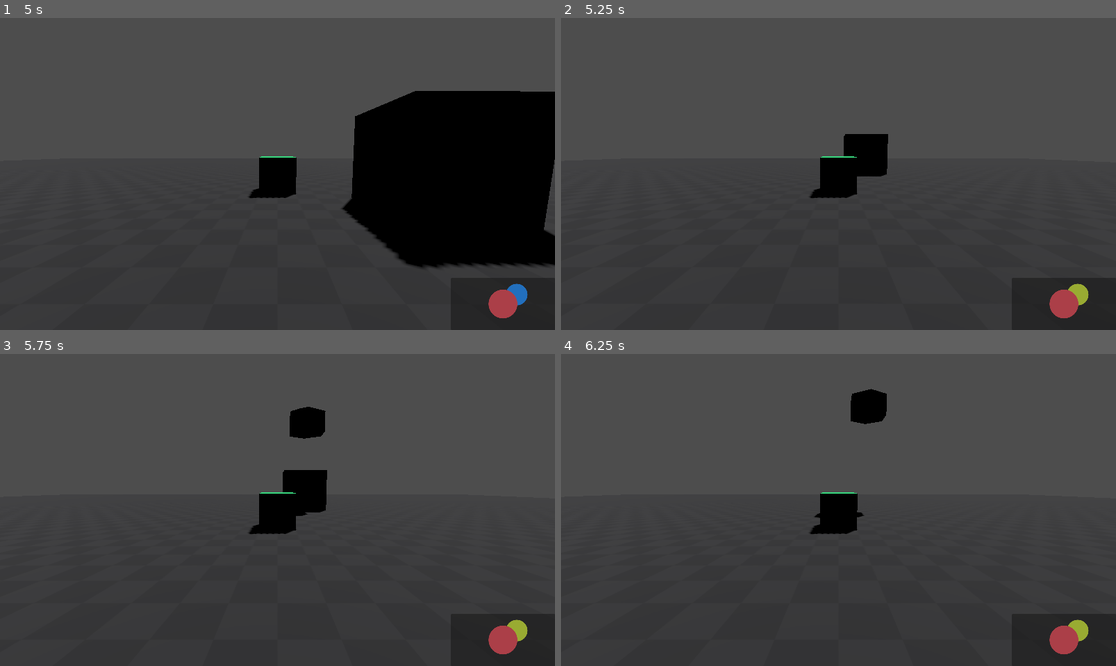
Above: before the commit, frames 1-4 (two rows, left to right).
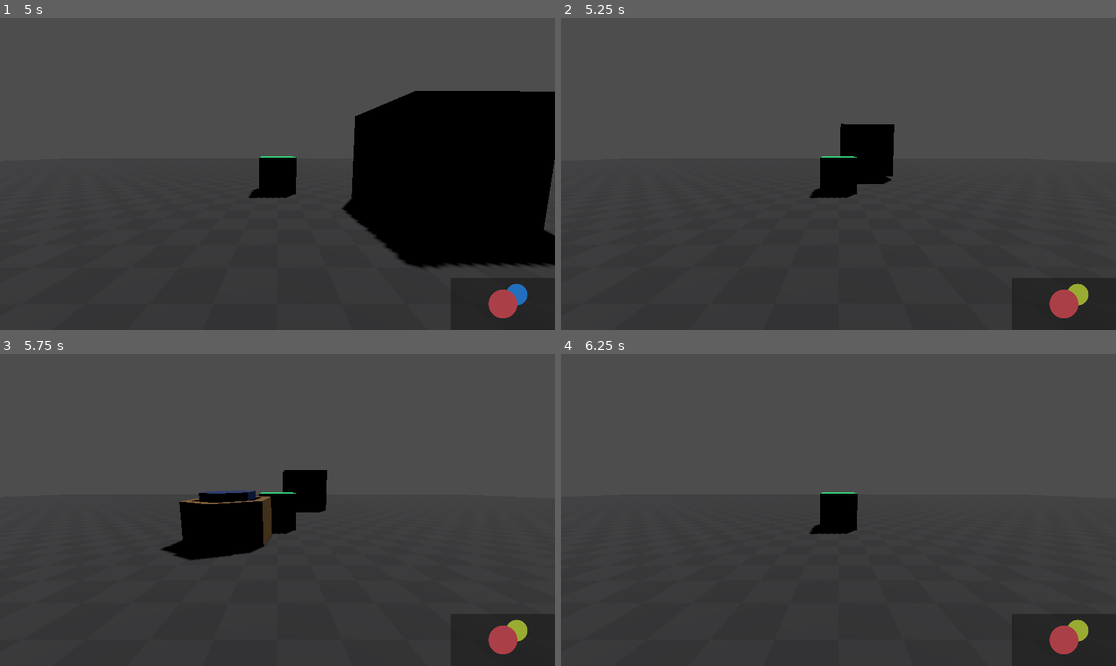
Above: after the commit, the same moments.

Repository: OscarPatchworth/BsOW
Game: Godot game, scene res://GodotExp.tscn
Same seed, same stepped clock (60 frames per second), same inputs: the game is played once before the commit and once after it.
Inputs (mouse positions are in pixels of both pictures, inside the frame that each line leads up to):
- Up to frame 1 (5 s): move the mouse to (399, 158) at 0.52 s; tap S (cam_down) at 0.6 s; move the mouse to (166, 189) at 1.27 s; tap A (cam_left) at 1.35 s; tap Enter at 2, 3.5 s; move the mouse to (333, 105) at 2.02 s; tap D (cam_right) at 2.1 s; tap Space at 2.75, 4.25 s; move the mouse to (249, 236) at 2.77 s; tap W (cam_up) at 2.85 s; move the mouse to (444, 220) at 3.52 s; hold Mouse wheel up (cam_zoom_in) 3.53-4.28 s; move the mouse to (111, 127) at 4.27 s; tap Mouse wheel down (cam_zoom_out) at 4.35 s
- Up to frame 2 (5.25 s): move the mouse to (866, 174) at 5.02 s; click (866, 174) at 5.1 s
- Up to frame 3 (5.75 s): no input
- Up to frame 4 (6.25 s): move the mouse to (755, 432) at 5.77 s; tap Shift (shifting) at 5.85 s

Frame 1 is identical in both runs. In frame 2, 0.6% of the frame differs, in the area x 50-61%, y 33-54%; in frame 3, 3.8%, in the area x 28-59%, y 16-67%; in frame 4, 0.7%.

Commit message:
Added a gravity pull on new Terrian that pull them towards the map center :)

Diff:
--- a/Scripts/classes/Terrian.gd
+++ b/Scripts/classes/Terrian.gd
@@ -1,6 +1,6 @@
 class_name Terrian extends Node3D
 
-@export var sleepingThreshold = 0.05
+@export var sleepingThreshold = 0.15
 @export var updateTimeInterval = 2/3
 
 @onready var dataStore = load("res://Scripts/main/data_store.gd")
@@ -43,6 +43,7 @@
 	if(updateTimer > updateTimeInterval):
 		var velocity = rb.get_linear_velocity()
 		if(velocity.x < sleepingThreshold and velocity.y < sleepingThreshold and velocity.z < sleepingThreshold and raycastToGroud()):
+			rb.set_rotation(Vector3.ZERO)
 			rb.set_sleeping(true)
 		updateTimer = 0
 
--- a/Scripts/main/gravity.gd
+++ b/Scripts/main/gravity.gd
@@ -4,6 +4,8 @@
 @onready var center = $"../../World_Objects/Box"
 var newBody: Node3D
 var nbRb: RigidBody3D
+
+@export var gravityImpulseTest = 15
 
 const gConst = 6.6743E-11
 var celestialBodies = [Terrian]
@@ -28,7 +30,9 @@
 		print(newBody)
 	else:
 		pass
-	nbRb.apply_impulse(Vector3(0,10,0))
+	var pullTarget = Vector3.ZERO
+	var pullDirection = (pullTarget - nbRb.global_position).normalized()
+	nbRb.apply_impulse(pullDirection * gravityImpulseTest )
 	if(gravitySettings == 0): # simple gravity
 		pass
 	elif(gravitySettings == 1): #  continuous gravity
